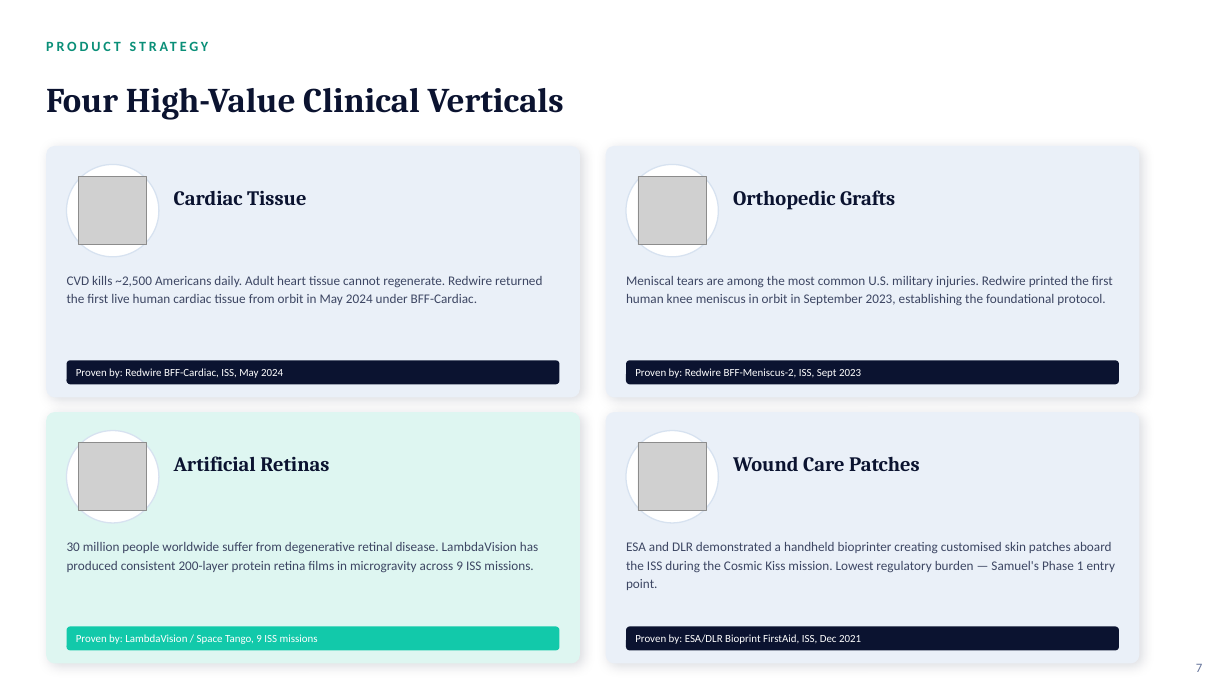
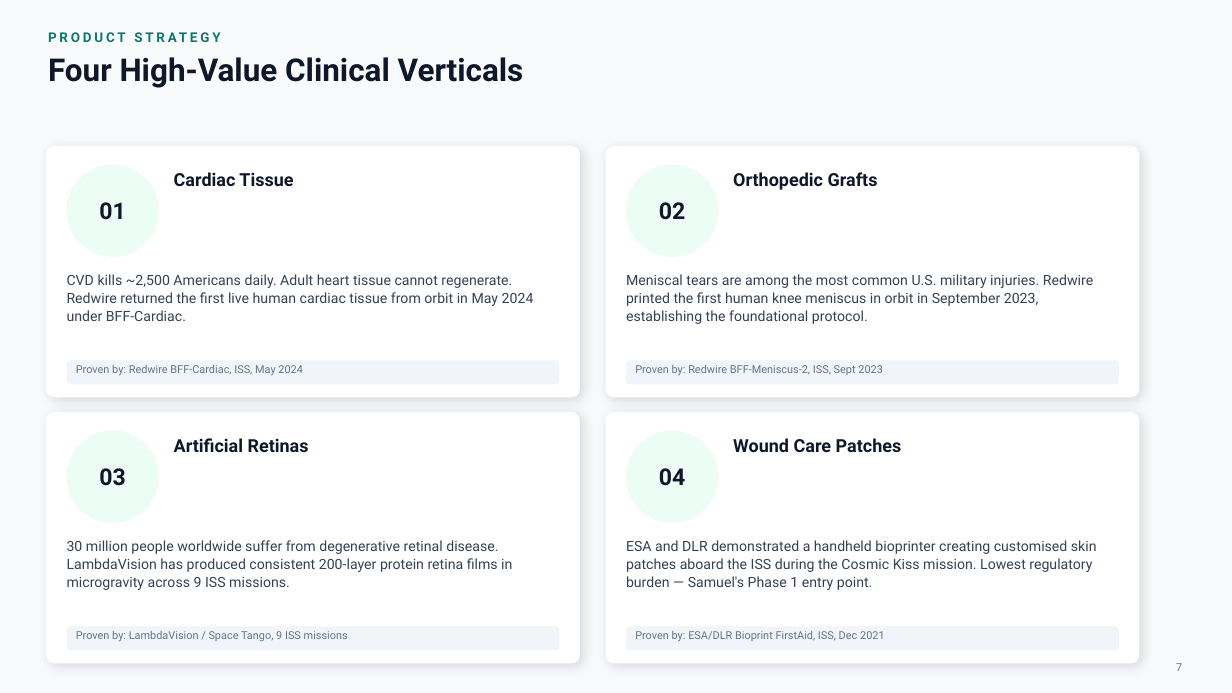
Before and after one commit to anthonyleedu/anthonyleedu, a slide deck: slide 7 of Samuel Space Organ and Tissue Engineering - Investor Presentation (2).pptx. Drawn at 1232x693 pixels with LibreOffice and Linux fonts; fonts in the diff are those of the drawing; grey boxes stand for pictures. Boxes give left, top, right and bottom in pixels: in the first picture for what was removed or moved away, otherwise in the second. Text is boxed around its words. In the diff, an @@ line names an element or a change of style, - is before the commit and + after.

```diff
--- a/Samuel Space Organ and Tissue Engineering - Investor Presentation (2).pptx
+++ b/Samuel Space Organ and Tissue Engineering - Investor Presentation (2).pptx
@@ background #FFFFFF to #F9FAFB @@
@@ text "PRODUCT STRATEGY" at [48,26,1171,48]: size 11 to 10.5 pt, font Calibri to Roboto, text colour #0A8F78 to #0F766E @@
@@ text "Four High-Value Clinical Verticals": place and size @@
-text "Four High-Value Clinical Verticals" at [46,88,564,120]
+text "Four High-Value Clinical Verticals" at [48,57,524,88]
@@ text "Four High-Value Clinical Verticals" at [48,57,524,88]: size 27 to 24.5 pt, font Cambria to Roboto, text colour #0B1330 to #0F172A; vertical alignment middle to top @@
@@ picture removed at [79,177,147,245] @@
@@ picture removed at [639,177,707,245] @@
@@ text in ellipse at [99,202,125,220]: text added @@
+01
@@ text in ellipse at [659,202,685,220]: text added @@
+02
@@ rounded rectangle at [46,412,580,664]: fill #DEF6F1 to #FFFFFF @@
@@ fill #EAF0F8 to #FFFFFF in 3 elements at [46,146,580,397], [605,146,1140,397], [605,412,1140,664] @@
@@ picture removed at [79,443,147,511] @@
@@ fill #FFFFFF to #ECFDF5; outline #D7E2F0 1 pt to none in 4 elements at [67,165,159,257], [627,165,719,257], [67,431,159,523], [627,431,719,523] @@
@@ picture removed at [639,443,707,511] @@
@@ size 16 to 14 pt, font Cambria to Roboto, text colour #0B1330 to #0F172A; line spacing 1.05 to 1.02; vertical alignment middle to top in 4 elements at [174,172,293,186], [733,172,878,190], [174,438,309,452], [733,438,902,452] @@
@@ text in ellipse at [99,468,125,486]: text added @@
+03
@@ text in ellipse at [659,468,685,486]: text added @@
+04
@@ size 10.3 to 11 pt, font Calibri to Roboto, text colour #3D4663 to #334155; line spacing 1.16 to 1.08 in 4 elements at [67,274,534,321], [626,274,1093,324], [67,540,512,590], [626,540,1097,590] @@
@@ rounded rectangle at [67,627,559,651]: fill #12C9AA to #F1F5F9 @@
@@ fill #0B1330 to #F1F5F9 in 3 elements at [67,360,559,384], [627,360,1119,384], [627,627,1119,651] @@
@@ font Calibri to Roboto, text colour #FFFFFF to #64748B; vertical alignment middle to top in 4 elements at [76,365,303,376], [635,365,883,376], [76,631,348,641], [635,631,885,642] @@
@@ text "7" at [1176,663,1182,671]: size 10 to 8.5 pt, font Calibri to Roboto, text colour #64739A to #64748B; alignment right to centre @@
```
Also in this commit, not shown: 20 other slides changed.
